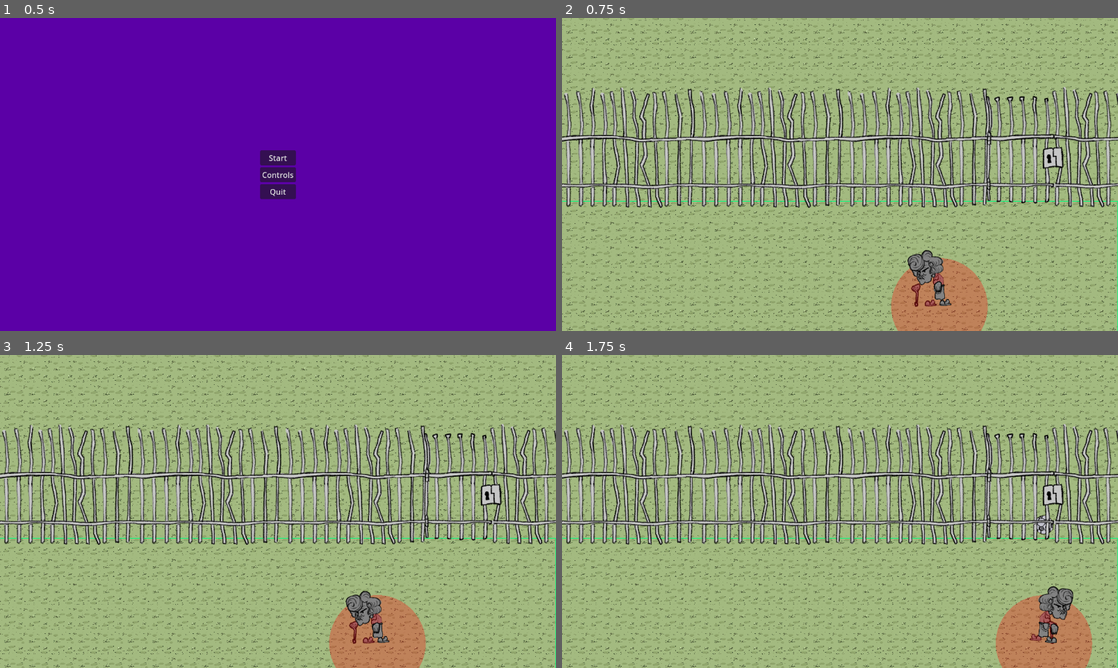
Above: before the commit, frames 1-4 (two rows, left to right).
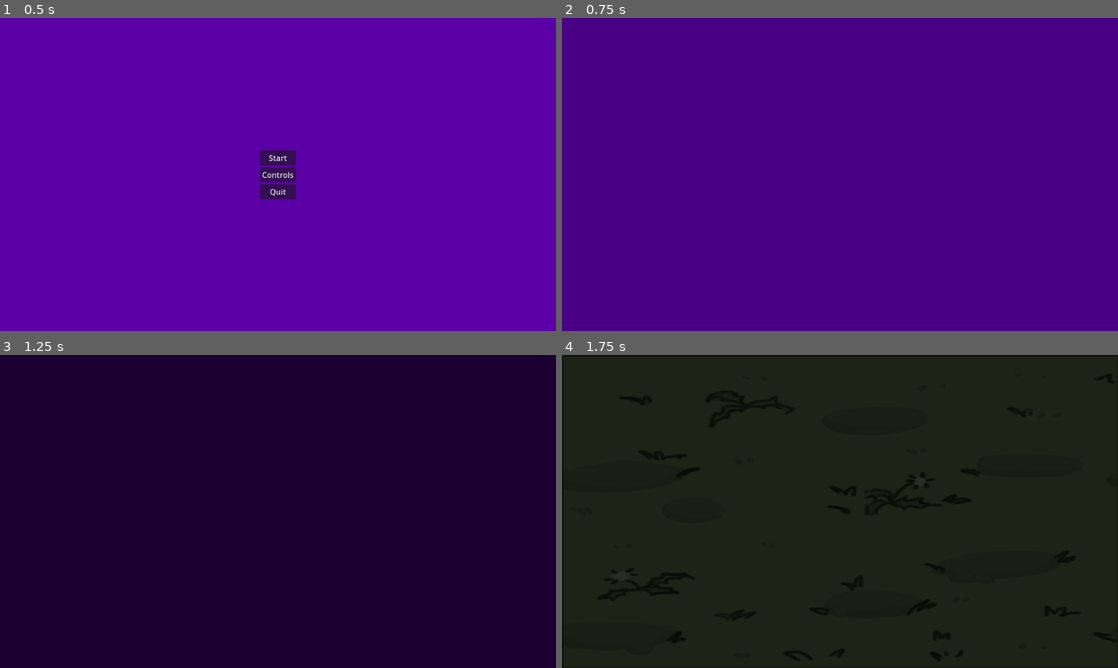
Above: after the commit, the same moments.

Repository: exe4que/ViejaDeM2024
Game: Godot game, scene res://Scenes/UI/main_menu.tscn
The game is run twice, just before and just after one commit, with the same random seed, the same clock (stepped at 60 frames per second) and the same inputs. This scene is started directly instead of the project's main scene.
Inputs (mouse positions are in pixels of both pictures, inside the frame that each line leads up to):
- Up to frame 1 (0.5 s): no input
- Up to frame 2 (0.75 s): click "Start" at 0.5 s
- Up to frame 3 (1.25 s): no input
- Up to frame 4 (1.75 s): move the mouse to (962, 495) at 1.27 s; hold Right (right) from 1.28 s (still down); click (962, 495) at 1.35 s

Frame 1 is identical in both runs. In frame 2, 100% of the frame differs, in the area x 0-100%, y 0-100%; in frame 3, 100%; in frame 4, 98%.

Commit message:
Added Transcitions and Cinematic to menu

Diff:
--- a/Scenes/UI/main_menu.tscn
+++ b/Scenes/UI/main_menu.tscn
@@ -1,6 +1,42 @@
-[gd_scene load_steps=2 format=3 uid="uid://dl6gfk8rv0okx"]
+[gd_scene load_steps=5 format=3 uid="uid://dl6gfk8rv0okx"]
 
 [ext_resource type="Script" path="res://Scripts/UI/main_menu.gd" id="1_rmehh"]
+
+[sub_resource type="Animation" id="Animation_wab1j"]
+resource_name = "main_menu_fade_out"
+tracks/0/type = "value"
+tracks/0/imported = false
+tracks/0/enabled = true
+tracks/0/path = NodePath(".:color")
+tracks/0/interp = 1
+tracks/0/loop_wrap = true
+tracks/0/keys = {
+"times": PackedFloat32Array(0, 1),
+"transitions": PackedFloat32Array(1, 1),
+"update": 0,
+"values": [Color(0, 0, 0, 0), Color(0, 0, 0, 1)]
+}
+
+[sub_resource type="Animation" id="Animation_ana1n"]
+length = 0.001
+tracks/0/type = "value"
+tracks/0/imported = false
+tracks/0/enabled = true
+tracks/0/path = NodePath(".:color")
+tracks/0/interp = 1
+tracks/0/loop_wrap = true
+tracks/0/keys = {
+"times": PackedFloat32Array(0),
+"transitions": PackedFloat32Array(1),
+"update": 0,
+"values": [Color(0, 0, 0, 0)]
+}
+
+[sub_resource type="AnimationLibrary" id="AnimationLibrary_vrmvo"]
+_data = {
+"RESET": SubResource("Animation_ana1n"),
+"main_menu_fade_out": SubResource("Animation_wab1j")
+}
 
 [node name="MainMenu" type="Control"]
 layout_mode = 3
@@ -16,6 +52,21 @@
 offset_right = 1152.0
 offset_bottom = 648.0
 color = Color(0.356863, 0, 0.65098, 1)
+
+[node name="ColorRect2" type="ColorRect" parent="."]
+layout_mode = 1
+anchors_preset = 15
+anchor_right = 1.0
+anchor_bottom = 1.0
+grow_horizontal = 2
+grow_vertical = 2
+scale = Vector2(1, 1.92)
+color = Color(0, 0, 0, 0)
+
+[node name="AnimationPlayer" type="AnimationPlayer" parent="ColorRect2"]
+libraries = {
+"": SubResource("AnimationLibrary_vrmvo")
+}
 
 [node name="VBoxContainer" type="VBoxContainer" parent="."]
 layout_mode = 1
@@ -45,4 +96,4 @@
 text = "Quit
 "
 
-[connection signal="pressed" from="VBoxContainer/StartButton" to="." method="_on_start_button_pressed"]
+[connection signal="button_down" from="VBoxContainer/StartButton" to="." method="_on_start_button_button_down"]
--- a/Scenes/transition_screen.tscn
+++ b/Scenes/transition_screen.tscn
@@ -1,21 +1,7 @@
-[gd_scene load_steps=6 format=3 uid="uid://bhrftii58cjr3"]
+[gd_scene load_steps=7 format=3 uid="uid://bhrftii58cjr3"]
 
 [ext_resource type="Script" path="res://TransitionScreen.gd" id="1_cm3tw"]
-
-[sub_resource type="Animation" id="Animation_cprdb"]
-resource_name = "fade_to_normal"
-tracks/0/type = "value"
-tracks/0/imported = false
-tracks/0/enabled = true
-tracks/0/path = NodePath(".:color")
-tracks/0/interp = 1
-tracks/0/loop_wrap = true
-tracks/0/keys = {
-"times": PackedFloat32Array(0, 1),
-"transitions": PackedFloat32Array(1, 1),
-"update": 0,
-"values": [Color(0, 0, 0, 1), Color(0, 0, 0, 0)]
-}
+[ext_resource type="Texture2D" uid="uid://wog7rwn46wke" path="res://Textures/Environment/grass.png" id="2_seg1q"]
 
 [sub_resource type="Animation" id="Animation_7180f"]
 length = 0.001
@@ -47,6 +33,21 @@
 "values": [Color(0, 0, 0, 0), Color(0, 0, 0, 0.921569)]
 }
 
+[sub_resource type="Animation" id="Animation_cprdb"]
+resource_name = "fade_to_normal"
+tracks/0/type = "value"
+tracks/0/imported = false
+tracks/0/enabled = true
+tracks/0/path = NodePath(".:color")
+tracks/0/interp = 1
+tracks/0/loop_wrap = true
+tracks/0/keys = {
+"times": PackedFloat32Array(0, 1),
+"transitions": PackedFloat32Array(1, 1),
+"update": 0,
+"values": [Color(0, 0, 0, 1), Color(0, 0, 0, 0)]
+}
+
 [sub_resource type="AnimationLibrary" id="AnimationLibrary_hh67x"]
 _data = {
 "RESET": SubResource("Animation_7180f"),
@@ -57,6 +58,11 @@
 [node name="TransitionScreen" type="CanvasLayer"]
 script = ExtResource("1_cm3tw")
 
+[node name="Grass" type="Sprite2D" parent="."]
+position = Vector2(577, 325)
+scale = Vector2(1.12109, 0.628906)
+texture = ExtResource("2_seg1q")
+
 [node name="ColorRect" type="ColorRect" parent="."]
 anchors_preset = 15
 anchor_right = 1.0
@@ -64,6 +70,7 @@
 grow_horizontal = 2
 grow_vertical = 2
 color = Color(0, 0, 0, 1)
+metadata/_edit_use_anchors_ = true
 
 [node name="AnimationPlayer" type="AnimationPlayer" parent="ColorRect"]
 libraries = {
--- a/Scripts/TransitionScreen.gd
+++ b/Scripts/TransitionScreen.gd
@@ -1,6 +1,9 @@
 extends CanvasLayer
 
 signal transitioned
+
+func _ready():
+	transition()
 
 func transition():
 	$AnimationPlayer.play("fade_to_black")
@@ -9,7 +12,7 @@
 	if anim_name == "fade_to_black":
 		print("fadetoblack")
 		emit_signal("transitioned")
-		#await get_tree().create_timer(2.0).timeout
+		await get_tree().create_timer(2.0).timeout
 		$AnimationPlayer.play("fade_to_normal")
 	if anim_name == "fade_to_normal":
 		print("fade to normal")
--- a/Scripts/UI/main_menu.gd
+++ b/Scripts/UI/main_menu.gd
@@ -1,7 +1,9 @@
 extends Control
 
-func _process(delta):
-	return
-func _on_start_button_pressed():
-	get_tree().change_scene_to_file("res://Scenes/escena.tscn")
-	print("start")
+func _on_start_button_button_down():
+	$ColorRect2/AnimationPlayer.play("main_menu_fade_out")
+	$VBoxContainer/StartButton.hide()
+	$VBoxContainer/QuitButton.hide()
+	$VBoxContainer/ControlsButton.hide()
+	await get_tree().create_timer(1.0).timeout
+	get_tree().change_scene_to_file("res://Scenes/transition_screen.tscn")
--- a/TransitionScreen.gd
+++ b/TransitionScreen.gd
@@ -1,15 +1,17 @@
 extends CanvasLayer
 
-signal transitioned
+#signal transitioned
+
+func _ready():
+	transition()
 
 func transition():
-	$ColorRect/AnimationPlayer.play("fade_to_black")
-	print("fadded to black")
+	$ColorRect/AnimationPlayer.play("fade_to_normal")
 
 func _on_animation_player_animation_finished(anim_name):
-	if anim_name == "fade_to_black":
+	if anim_name == "fade_to_normal":
 		emit_signal("transitioned")
-		print("transitioned")
-		$ColorRect/AnimationPlayer.play("fade_to_normal")
-	if anim_name == "fade_to_normal":
-		print("fadded to normal")
+		await get_tree().create_timer(2.0).timeout
+		$ColorRect/AnimationPlayer.play("fade_to_black")
+		await get_tree().create_timer(1.0).timeout
+		get_tree().change_scene_to_file("res://Scenes/escena.tscn")
--- /dev/null
+++ b/cinematic.tscn
@@ -0,0 +1,12 @@
+[gd_scene load_steps=3 format=3 uid="uid://csuncpkeyicnh"]
+
+[ext_resource type="Texture2D" uid="uid://wog7rwn46wke" path="res://Textures/Environment/grass.png" id="1_bg2f7"]
+[ext_resource type="Script" path="res://Scripts/TransitionScreen.gd" id="1_kpg7w"]
+
+[node name="Cinematic" type="Node2D"]
+script = ExtResource("1_kpg7w")
+
+[node name="Grass" type="Sprite2D" parent="."]
+position = Vector2(572.5, 322.5)
+scale = Vector2(1.13184, 0.631836)
+texture = ExtResource("1_bg2f7")
Renamed: Textures/hqdefault.jpg -> Textures/Vieja/hqdefault.jpg
Not shown, changed: Textures/Vieja/hqdefault.jpg.import
